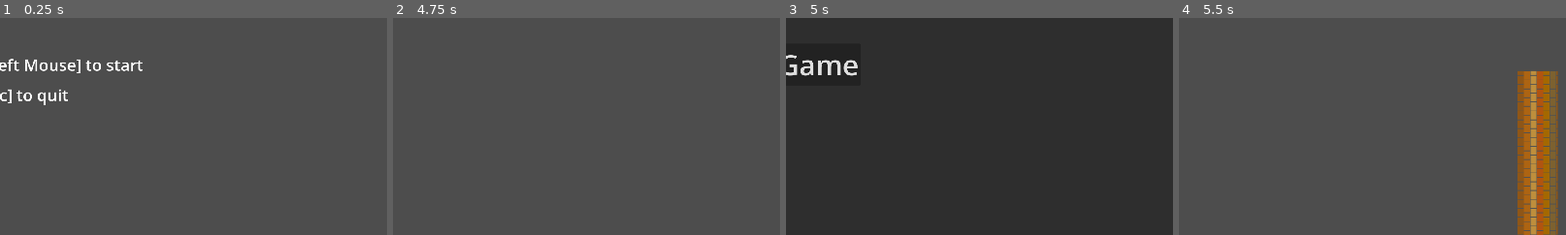
Above: before the commit, frames 1-4 (left to right).
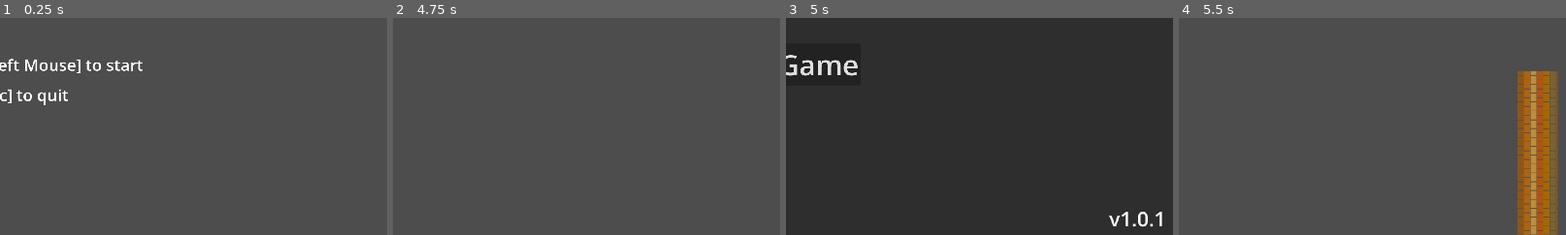
Above: after the commit, the same moments.

Repository: BilgiPasa/blappy-fird-in-godot
Game: Godot game, scene res://Scenes/main_scene.tscn
The game is run twice, just before and just after one commit, with the same random seed, the same clock (stepped at 60 frames per second) and the same inputs.
Inputs (mouse positions are % of the whole screen's width and height, from its top left):
- Up to frame 1 (0.25 s): no input
- Up to frame 2 (4.75 s): tap Space at 0.5, 3.5 s; move the mouse to (72, 45) at 0.52 s; click (72, 45) at 0.77 s; move the mouse to (30, 55) at 1.27 s; click (30, 55) at 1.52 s; move the mouse to (60, 28) at 2.02 s; click "Try Again" at 2.75 s; move the mouse to (45, 70) at 3.52 s; click (45, 70) at 3.77 s; move the mouse to (80, 65) at 4.27 s; click (80, 65) at 4.52 s
- Up to frame 3 (5 s): tap Escape (ui_cancel) at 4.9 s
- Up to frame 4 (5.5 s): click "Resume" at 5 s
The pictures show only the part of the screen within x 50-100%, y 50-100%; the shares and areas given below are measured in that part.

Frames 1-2 are identical in both runs. In frame 3, 0.3% of the frame differs, in the area x 83-98%, y 89-97%; in frame 4, nothing differs.

Commit message:
Updating the Blappy Fird in Godot project to v1.0.1

Diff:
--- a/Scenes/pause_menu.tscn
+++ b/Scenes/pause_menu.tscn
@@ -2,7 +2,7 @@
 
 [ext_resource type="Script" uid="uid://cv5d0hlb335qi" path="res://Scripts/pause_menu.gd" id="1_emv3i"]
 
-[node name="PauseMenu" type="Control" unique_id=1651803569 node_paths=PackedStringArray("resume_button")]
+[node name="PauseMenu" type="Control" unique_id=1651803569 node_paths=PackedStringArray("resume_button", "version_laber")]
 layout_mode = 3
 anchors_preset = 15
 anchor_right = 1.0
@@ -11,6 +11,7 @@
 grow_vertical = 2
 script = ExtResource("1_emv3i")
 resume_button = NodePath("Panel/ResumeButton")
+version_laber = NodePath("Panel/VersionLabel")
 
 [node name="Panel" type="Panel" parent="." unique_id=1405926245]
 layout_mode = 1
@@ -53,6 +54,24 @@
 theme_override_font_sizes/font_size = 70
 text = "Quit Game"
 
+[node name="VersionLabel" type="Label" parent="Panel" unique_id=161246069]
+layout_mode = 1
+anchors_preset = 3
+anchor_left = 1.0
+anchor_top = 1.0
+anchor_right = 1.0
+anchor_bottom = 1.0
+offset_left = -170.0
+offset_top = -80.0
+offset_right = -18.0
+offset_bottom = -11.0
+grow_horizontal = 0
+grow_vertical = 0
+theme_override_font_sizes/font_size = 50
+text = "vA.B.C"
+horizontal_alignment = 2
+vertical_alignment = 1
+
 [connection signal="visibility_changed" from="." to="." method="_on_visibility_changed"]
 [connection signal="pressed" from="Panel/ResumeButton" to="." method="_on_resume_button_pressed"]
 [connection signal="pressed" from="Panel/QuitGameButton" to="." method="_on_quit_game_button_pressed"]
--- a/Scenes/walls.tscn
+++ b/Scenes/walls.tscn
@@ -11,7 +11,7 @@
 size = Vector2(90, 490)
 
 [sub_resource type="RectangleShape2D" id="RectangleShape2D_ai68l"]
-size = Vector2(200, 525)
+size = Vector2(20, 525)
 
 [node name="Walls" type="StaticBody2D" unique_id=693414823]
 physics_material_override = ExtResource("1_ai68l")
@@ -37,7 +37,7 @@
 collision_mask = 2
 
 [node name="CollisionShape2D" type="CollisionShape2D" parent="ScoreArea" unique_id=1573576700]
-position = Vector2(-50, 0)
+position = Vector2(55, 0)
 shape = SubResource("RectangleShape2D_ai68l")
 
-[connection signal="body_exited" from="ScoreArea" to="." method="_on_score_area_body_exited"]
+[connection signal="body_entered" from="ScoreArea" to="." method="_on_score_area_body_entered"]
--- a/Scripts/pause_menu.gd
+++ b/Scripts/pause_menu.gd
@@ -4,6 +4,10 @@
 signal quit_game
 
 @export var resume_button: Button
+@export var version_laber: Label
+
+func _ready() -> void:
+	version_laber.text = "v" + str(ProjectSettings.get_setting("application/config/version"))
 
 func _on_visibility_changed() -> void:
 	if visible:
--- a/Scripts/walls.gd
+++ b/Scripts/walls.gd
@@ -14,7 +14,7 @@
 	if position.x < -1250:
 		queue_free()
 
-func _on_score_area_body_exited(_body: Node2D) -> void:
+func _on_score_area_body_entered(_body: Node2D) -> void:
 	if !emmited:
 		emmited = true
 		scored.emit()
--- a/project.godot
+++ b/project.godot
@@ -11,9 +11,10 @@
 [application]
 
 config/name="blappy-fird-in-godot"
+config/version="1.0.1"
 run/main_scene="uid://cuqvarswgfx6c"
 config/features=PackedStringArray("4.6", "Forward Plus")
-config/icon="res://icon.svg"
+config/icon="uid://b20jcw50ksk7b"
 
 [autoload]
 
Not shown, changed: export_presets.cfg
